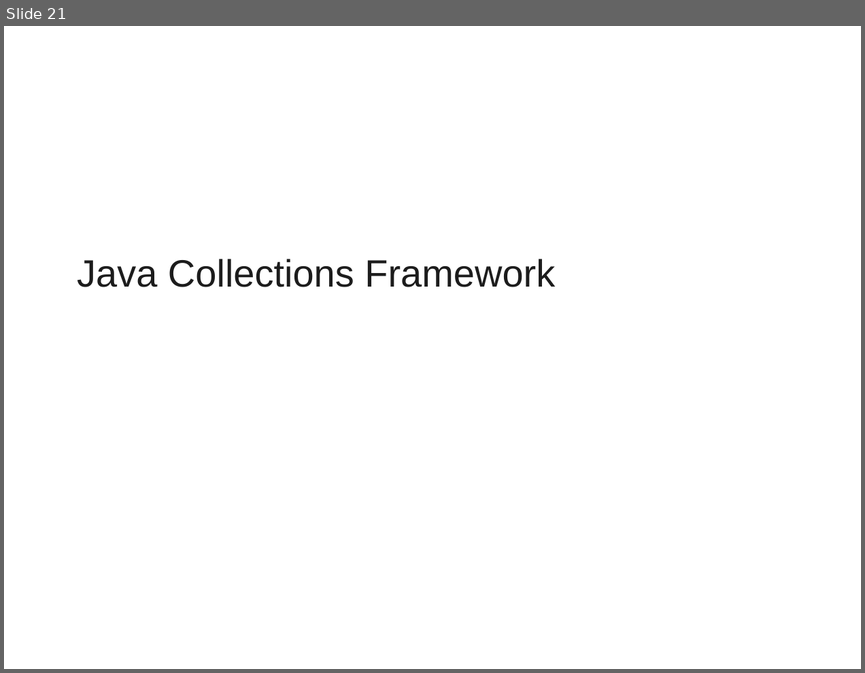
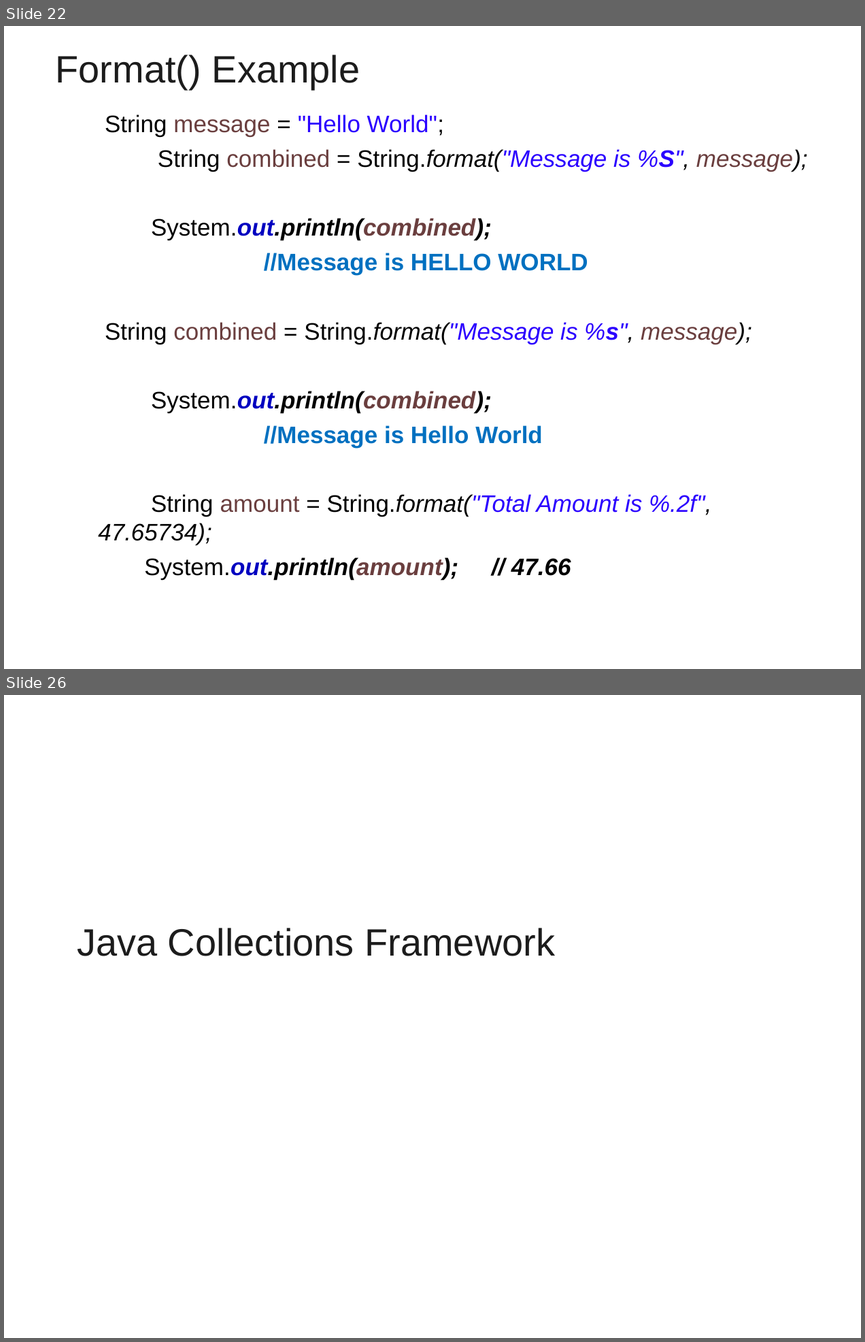
Before and after one commit to vatsanTraining/freshers_dec_2021, a slide deck: Java_Module_3_Excella.ppt. Shown one above the other, each under a label of ours: slide 21 before the commit, slides 22 and 26 after it; the slides between them are not shown. The pictures are 865x673 and 865x1342 pixels, drawn with LibreOffice and Linux fonts; fonts in the diff are those of the drawing; background and template pictures are left out. Boxes give left, top, right and bottom in pixels: in the first picture for what was removed or moved away, otherwise in the second. Text is boxed around its words. In the diff, an @@ line names an element or a change of style, - is before the commit and + after.

```diff
--- a/Java_Module_3_Excella.ppt
+++ b/Java_Module_3_Excella.ppt
@@ slide 22 added at (x1=4, y1=26, x2=861, y2=669), background picture (left out) @@
@@ title added at (x1=56, y1=55, x2=360, y2=90), 32 pt, text #1C1C1C @@
+Format() Example
@@ text added at (x1=98, y1=114, x2=808, y2=580), 20 pt, text #000000, italic @@
+  String message = "Hello World";
+  String combined = String.format("Message is %S", message);
+  System.out.println(combined);
+  //Message is HELLO WORLD
+  String combined = String.format("Message is %s", message);
+  System.out.println(combined);
+  //Message is Hello World
+  String amount = String.format("Total Amount is %.2f", 47.65734);
+  System.out.println(amount); // 47.66
@@ what was slide 21 is now slide 26 @@
```
Also in this commit, not shown: 4 other slides added.
